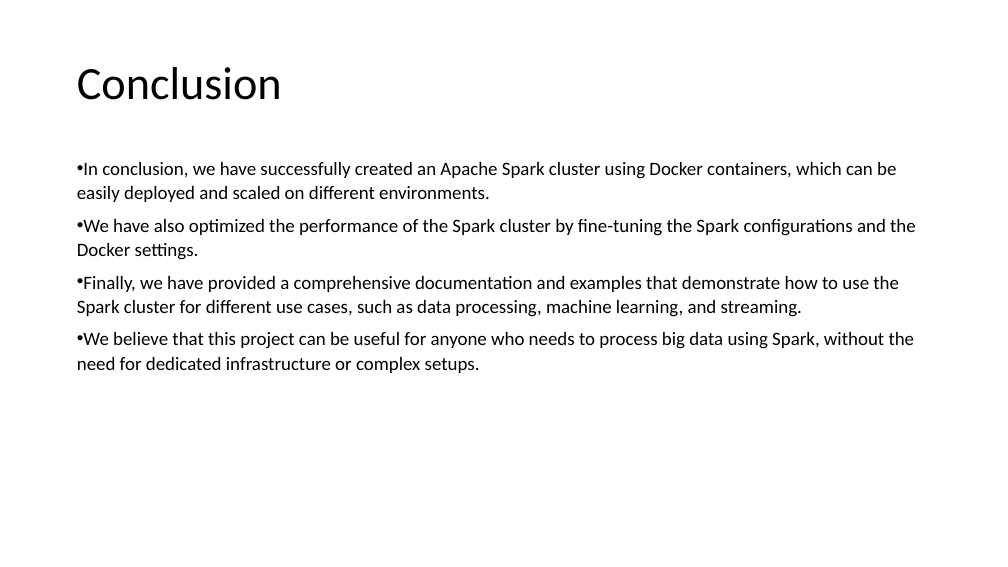
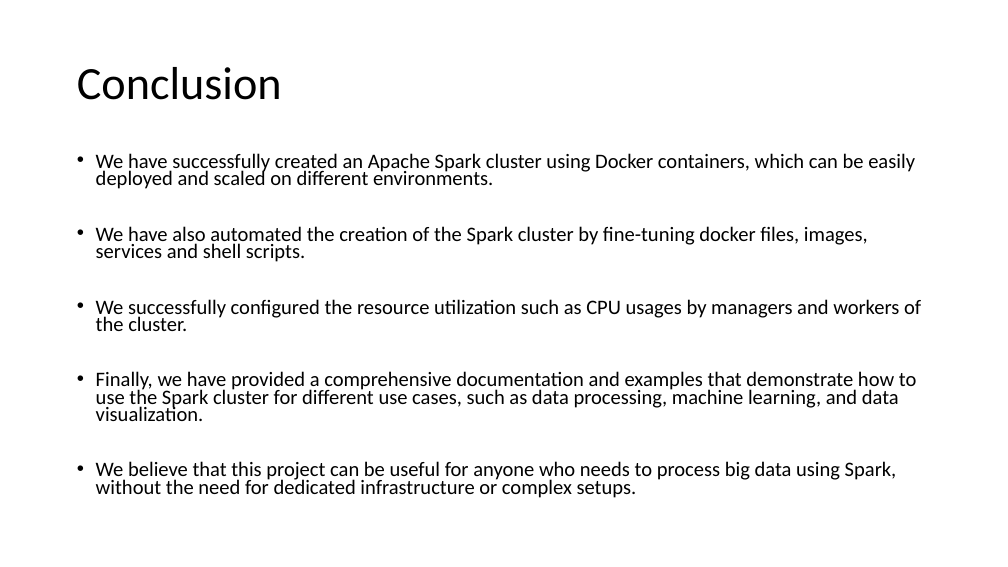
Before and after one commit to gprasad09/Apache-Spark-Cluster-Project, a slide deck: slide 10 of misc/ProjectReports-In progress/TermProject.pptx (slide 7 before the commit). Drawn at 1008x567 pixels with LibreOffice and Linux fonts; fonts in the diff are those of the drawing. Boxes give left, top, right and bottom in pixels: in the first picture for what was removed or moved away, otherwise in the second. Text is boxed around its words. In the diff, an @@ line names an element or a change of style, - is before the commit and + after.

Commit message:
uploaded new version

```diff
--- a/misc/ProjectReports-In progress/TermProject.pptx
+++ b/misc/ProjectReports-In progress/TermProject.pptx
@@ text at box(96, 153, 921, 421): text changed; size 18 to 19.6 pt @@
-• In conclusion, we have successfully created an Apache Spark cluster using Docker containers, which can be easily deployed and scaled on different environments.
-• We have also optimized the performance of the Spark cluster by fine-tuning the Spark configurations and the Docker settings.
-• Finally, we have provided a comprehensive documentation and examples that demonstrate how to use the Spark cluster for different use cases, such as data processing, machine learning, and streaming.
+• We have successfully created an Apache Spark cluster using Docker containers, which can be easily deployed and scaled on different environments.
+• We have also automated the creation of the Spark cluster by fine-tuning docker files, images, services and shell scripts.
+• We successfully configured the resource utilization such as CPU usages by managers and workers of the cluster.
+• Finally, we have provided a comprehensive documentation and examples that demonstrate how to use the Spark cluster for different use cases, such as data processing, machine learning, and data visualization.
@@ text at box(96, 461, 897, 498): size 18 to 19.6 pt in "We believe that this project can be ..."; indent changed; line spacing 1.07 to 0.7; more space between paragraphs @@
```
Also in this commit, not shown: 4 other slides changed, 3 slides added.
